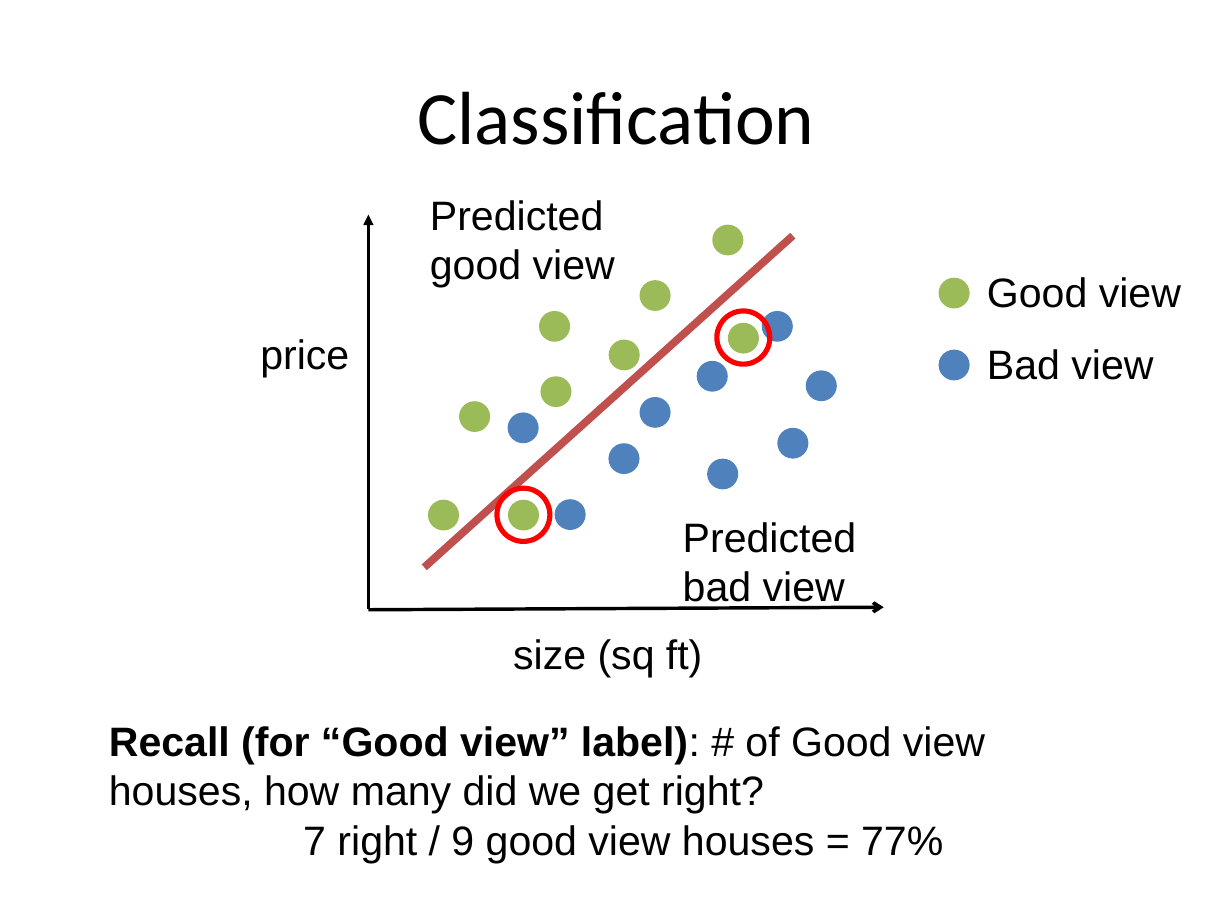
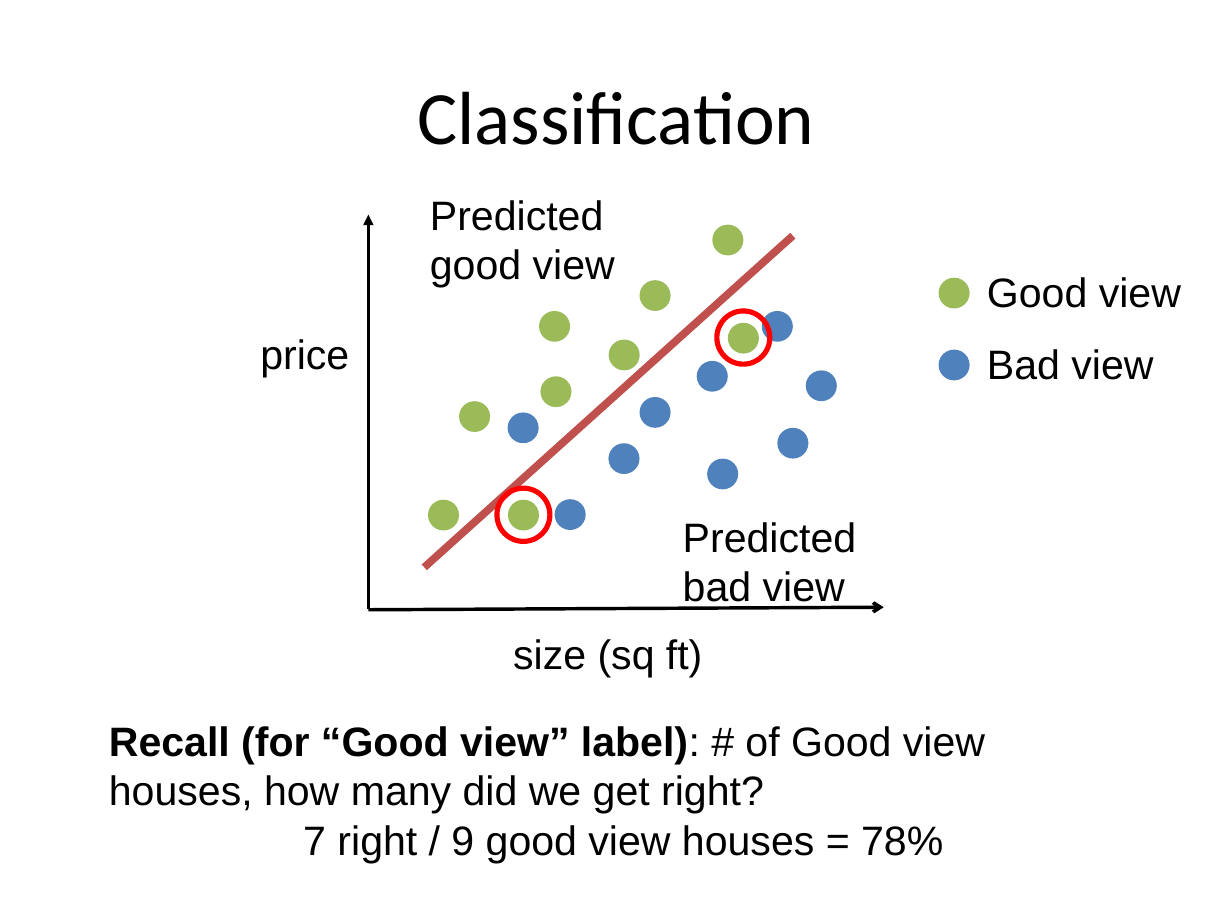
Before and after one commit to aloksharma1993/techfest-ml-tutorial, a slide deck: slide 18 of Techfest_ML.pptx (slide 17 before the commit). Drawn at 1232x924 pixels with LibreOffice and Linux fonts; fonts in the diff are those of the drawing. Boxes give left, top, right and bottom in pixels: in the first picture for what was removed or moved away, otherwise in the second. Text is boxed around its words. In the diff, an @@ line names an element or a change of style, - is before the commit and + after.

```diff
--- a/Techfest_ML.pptx
+++ b/Techfest_ML.pptx
@@ text at (303,825,943,863): text changed @@
-7 right / 9 good view houses = 77%
+7 right / 9 good view houses = 78%
```
Also in this commit, not shown: 4 other slides changed, 1 slide added.
